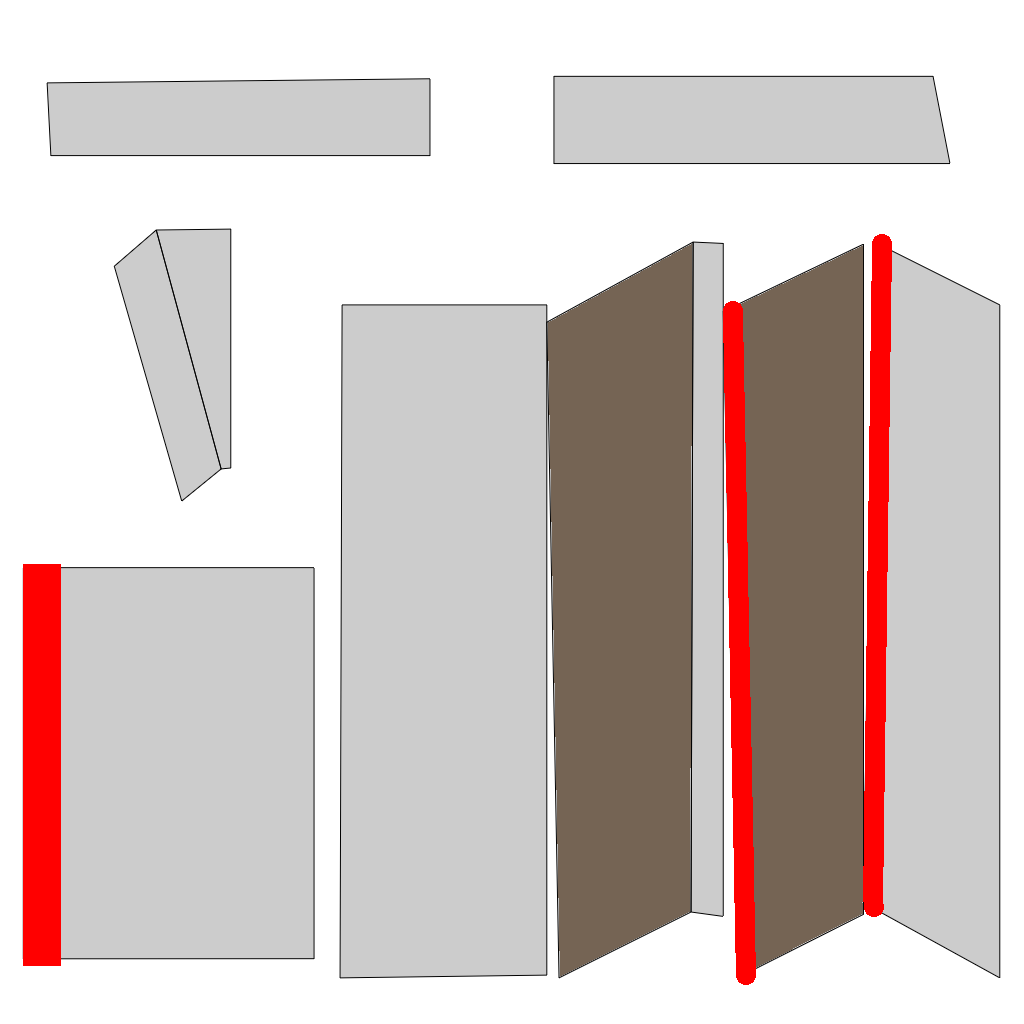
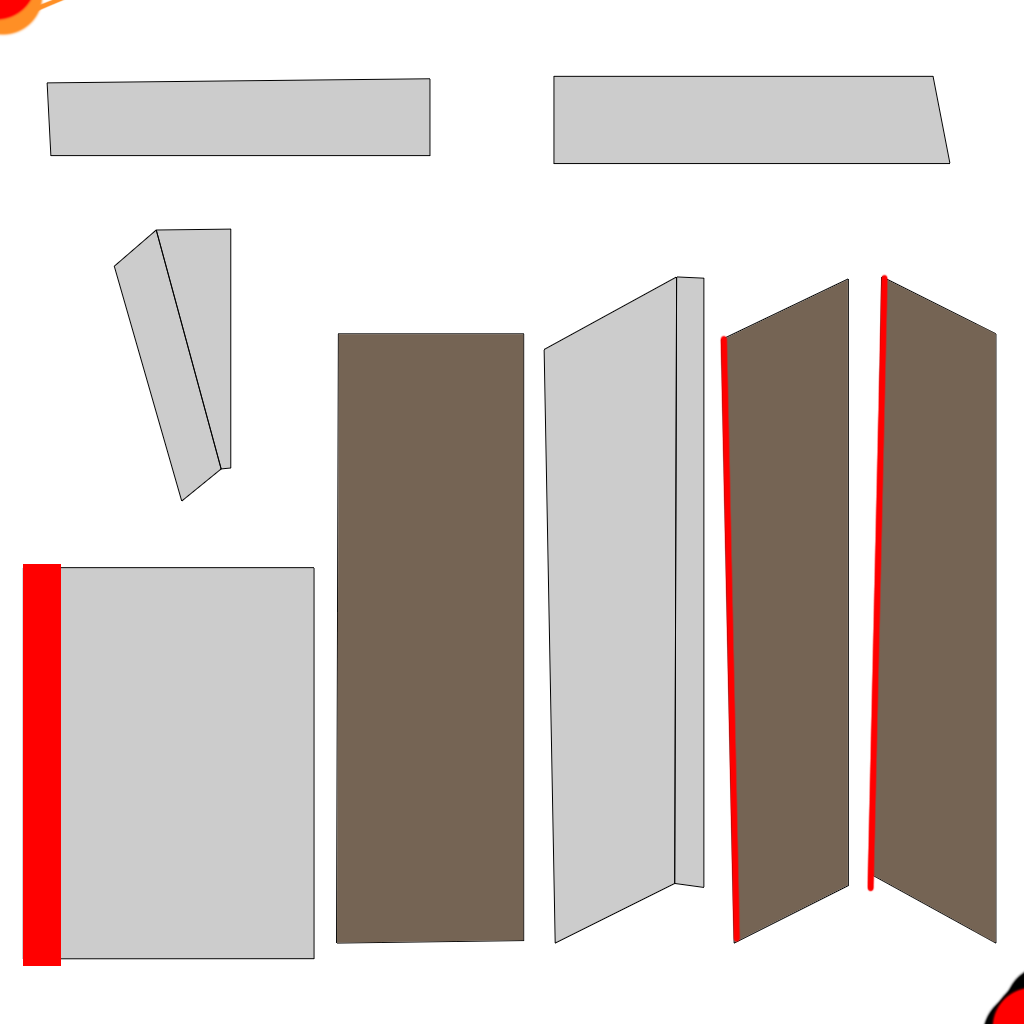
Comparing the layer stacks of the two w=1024, h=1024 images. Changes:
painted on "Layer 1" over <box>0,0,1024,1024</box>
added layer "Layer 2" above "UV Layout copy" over <box>0,0,1024,1024</box>
hid "UV Layout copy", painted on it over <box>336,234,1001,979</box>
